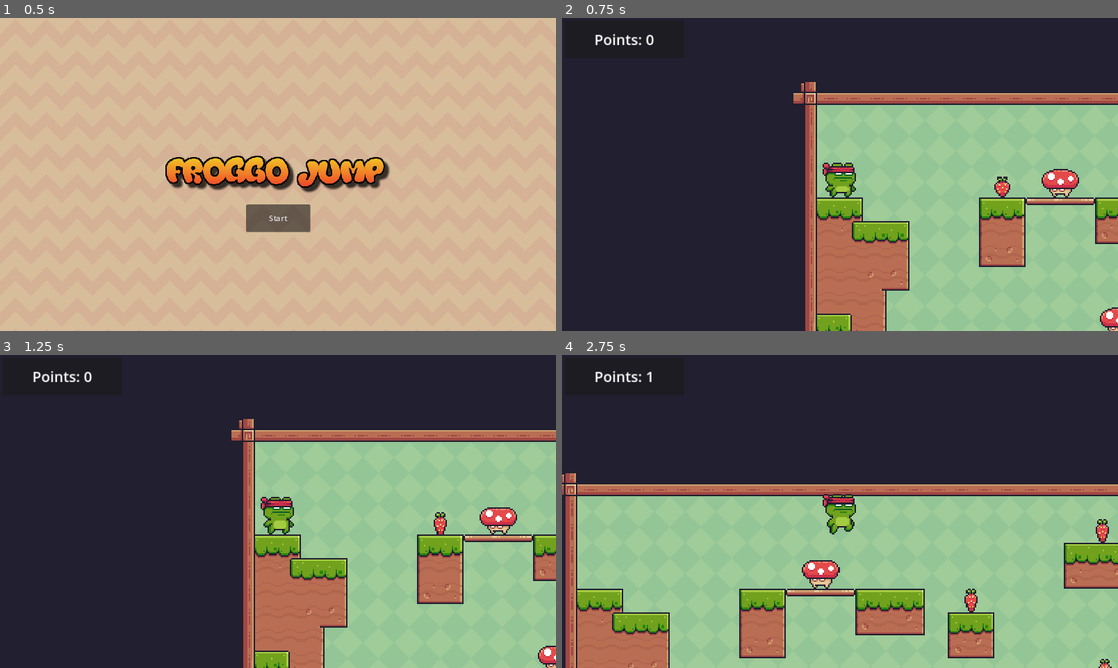
Above: before the commit, frames 1-4 (two rows, left to right).
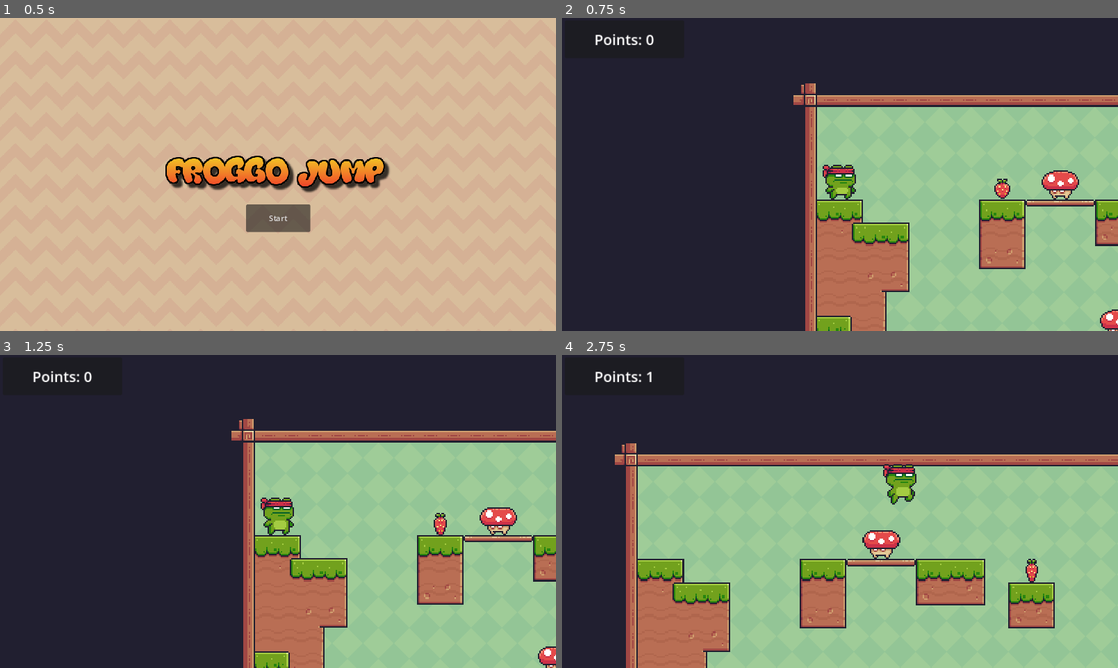
Above: after the commit, the same moments.

Repository: 1jeidh/CCNLTHD_2D_Demo
Game: Godot game, scene res://Scenes/main_menu.tscn
Same seed, same stepped clock (60 frames per second), same inputs: the game is played once before the commit and once after it.
Inputs:
- Up to frame 1 (0.5 s): no input
- Up to frame 2 (0.75 s): click "Start" at 0.5 s
- Up to frame 3 (1.25 s): no input
- Up to frame 4 (2.75 s): tap Enter (ui_accept) at 1.25, 1.52, 2.27 s; hold Right (move_right) from 1.28 s (still down)

Frame 1 is identical in both runs. In frame 2, 4.7% of the frame differs, in the area x 41-100%, y 20-100%; in frame 3, 1.0%; in frame 4, 36%, in the area x 0-100%, y 28-100%.

Commit message:
Slight modification

Diff:
--- a/Platform_Demo/Scenes/character_body_2d.tscn
+++ b/Platform_Demo/Scenes/character_body_2d.tscn
@@ -203,11 +203,11 @@
 sprite_frames = SubResource("SpriteFrames_y0rsw")
 animation = &"idle"
 autoplay = "idle"
-frame = 9
-frame_progress = 0.219082
 
 [node name="CollisionShape2D" type="CollisionShape2D" parent="."]
 position = Vector2(0, 10)
 shape = SubResource("CapsuleShape2D_egkwb")
 
 [node name="Camera2D" type="Camera2D" parent="."]
+position_smoothing_enabled = true
+position_smoothing_speed = 3.0
--- a/Platform_Demo/Scenes/level1.tscn
+++ b/Platform_Demo/Scenes/level1.tscn
@@ -272,44 +272,44 @@
 
 [node name="Fruits" type="Node" parent="Scene_Objects"]
 
+[node name="Fruit" parent="Scene_Objects/Fruits" instance=ExtResource("6_veekx")]
+position = Vector2(383, 170)
+
+[node name="Fruit2" parent="Scene_Objects/Fruits" instance=ExtResource("6_veekx")]
+position = Vector2(386, 505)
+
+[node name="Fruit3" parent="Scene_Objects/Fruits" instance=ExtResource("6_veekx")]
+position = Vector2(882, 457)
+
+[node name="Fruit4" parent="Scene_Objects/Fruits" instance=ExtResource("6_veekx")]
+position = Vector2(815, 216)
+
+[node name="Fruit5" parent="Scene_Objects/Fruits" instance=ExtResource("6_veekx")]
+position = Vector2(1092, 361)
+
+[node name="Fruit6" parent="Scene_Objects/Fruits" instance=ExtResource("6_veekx")]
+position = Vector2(1087, 72)
+
+[node name="Fruit7" parent="Scene_Objects/Fruits" instance=ExtResource("6_veekx")]
+position = Vector2(1651, 506)
+
+[node name="Fruit8" parent="Scene_Objects/Fruits" instance=ExtResource("6_veekx")]
+position = Vector2(1556, 264)
+
+[node name="Fruit9" parent="Scene_Objects/Fruits" instance=ExtResource("6_veekx")]
+position = Vector2(1802, 168)
+
+[node name="Fruit10" parent="Scene_Objects/Fruits" instance=ExtResource("6_veekx")]
+position = Vector2(3114, 264)
+
+[node name="Fruit11" parent="Scene_Objects/Fruits" instance=ExtResource("6_veekx")]
+position = Vector2(2038, 455)
+
+[node name="Fruit12" parent="Scene_Objects/Fruits" instance=ExtResource("6_veekx")]
+position = Vector2(2249, 406)
+
 [node name="Fruit13" parent="Scene_Objects/Fruits" instance=ExtResource("6_veekx")]
 position = Vector2(2109, 169)
-
-[node name="Fruit" parent="Scene_Objects/Fruits" instance=ExtResource("6_veekx")]
-position = Vector2(383, 170)
-
-[node name="Fruit2" parent="Scene_Objects/Fruits" instance=ExtResource("6_veekx")]
-position = Vector2(386, 505)
-
-[node name="Fruit3" parent="Scene_Objects/Fruits" instance=ExtResource("6_veekx")]
-position = Vector2(882, 457)
-
-[node name="Fruit4" parent="Scene_Objects/Fruits" instance=ExtResource("6_veekx")]
-position = Vector2(815, 216)
-
-[node name="Fruit5" parent="Scene_Objects/Fruits" instance=ExtResource("6_veekx")]
-position = Vector2(1092, 361)
-
-[node name="Fruit6" parent="Scene_Objects/Fruits" instance=ExtResource("6_veekx")]
-position = Vector2(1087, 72)
-
-[node name="Fruit7" parent="Scene_Objects/Fruits" instance=ExtResource("6_veekx")]
-position = Vector2(1651, 506)
-
-[node name="Fruit8" parent="Scene_Objects/Fruits" instance=ExtResource("6_veekx")]
-position = Vector2(1556, 264)
-
-[node name="Fruit9" parent="Scene_Objects/Fruits" instance=ExtResource("6_veekx")]
-position = Vector2(1802, 168)
-
-[node name="Fruit10" parent="Scene_Objects/Fruits" instance=ExtResource("6_veekx")]
-position = Vector2(3114, 264)
-
-[node name="Fruit11" parent="Scene_Objects/Fruits" instance=ExtResource("6_veekx")]
-position = Vector2(2038, 455)
-
-[node name="Fruit12" parent="Scene_Objects/Fruits" instance=ExtResource("6_veekx")]
-position = Vector2(2249, 406)
 
 [node name="Fruit14" parent="Scene_Objects/Fruits" instance=ExtResource("6_veekx")]
 position = Vector2(2494, 265)
--- a/Platform_Demo/Scripts/enemy_bird.gd
+++ b/Platform_Demo/Scripts/enemy_bird.gd
@@ -6,10 +6,6 @@
 const SPEED = 150.0
 var is_following = false
 var player: Node2D = null
-
-# Called when the node enters the scene tree for the first time.
-func _ready() -> void:
-	pass
 
 # Called every frame. 'delta' is the elapsed time since the previous frame.
 func _process(delta: float) -> void:
